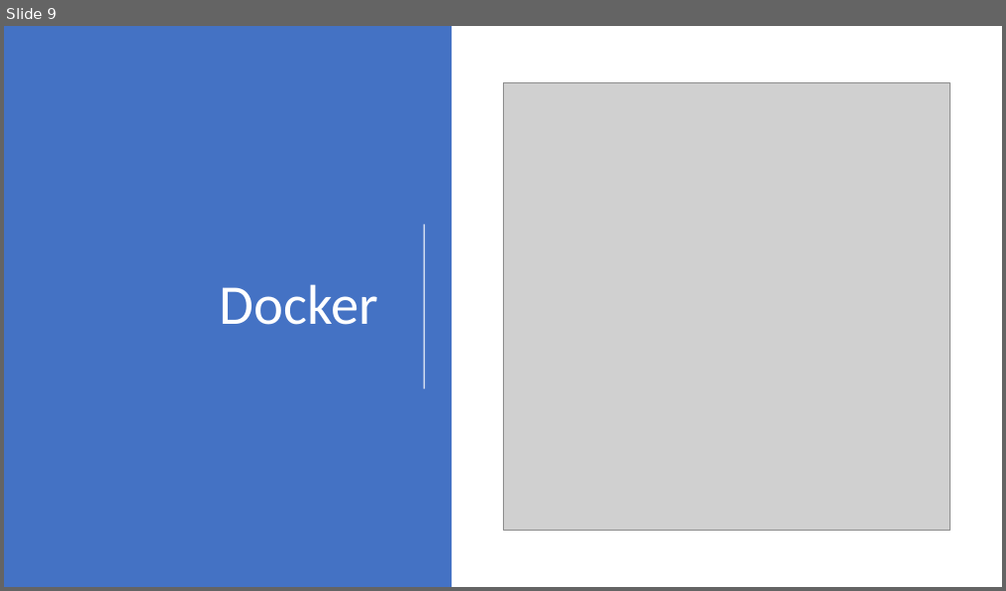
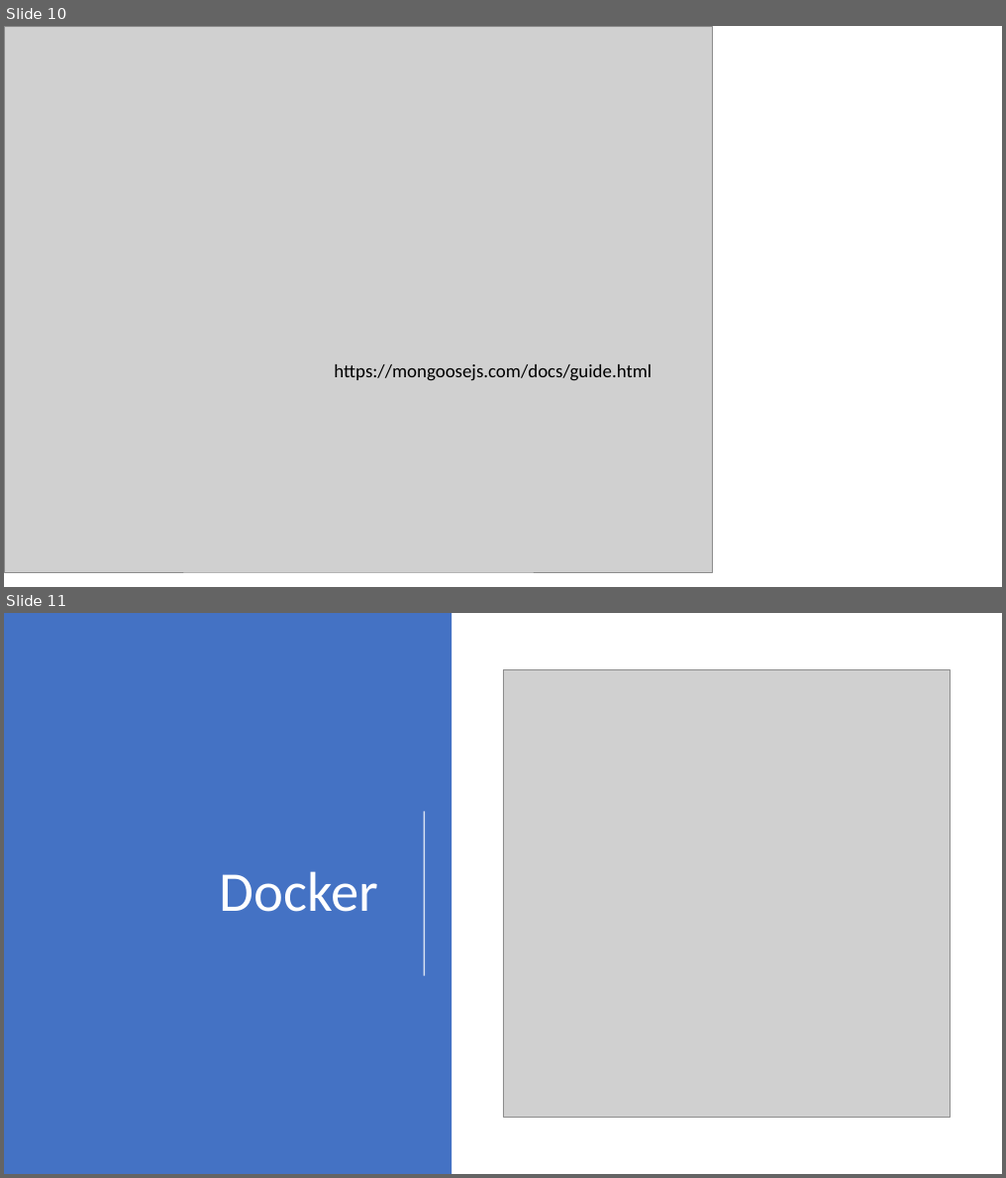
Before and after one commit to nitikornchumnankul/Canary-deployment-on-flagger-pipeline, a slide deck: รายงาน/Project Aj chanwit.pptx. Shown one above the other, each under a label of ours: slide 9 before the commit, slides 10 and 11 after it. The pictures are 1006x591 and 1006x1178 pixels, drawn with LibreOffice and Linux fonts; fonts in the diff are those of the drawing; grey boxes stand for pictures. Boxes give left, top, right and bottom in pixels: in the first picture for what was removed or moved away, otherwise in the second. Text is boxed around its words. In the diff, an @@ line names an element or a change of style, - is before the commit and + after.

```diff
--- a/รายงาน/Project Aj chanwit.pptx
+++ b/รายงาน/Project Aj chanwit.pptx
@@ slide 10 added at <box>4,26,1002,587</box>, background #FFFFFF @@
@@ picture added at <box>4,26,713,572</box> @@
@@ text added at <box>334,365,651,381</box>, 18 pt, text #000000 @@
+https://mongoosejs.com/docs/guide.html
@@ what was slide 9 is now slide 11 @@
```
Also in this commit, not shown: 1 other slide added, 1 other file.
